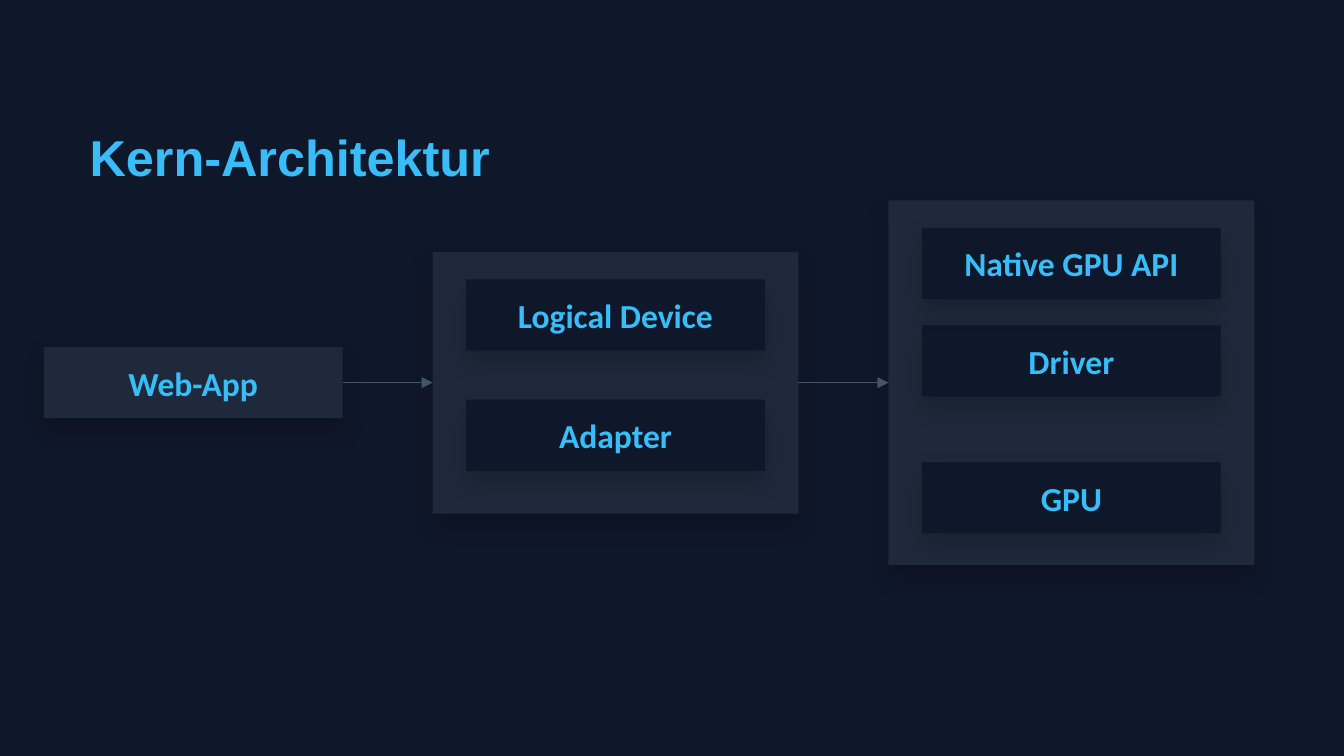
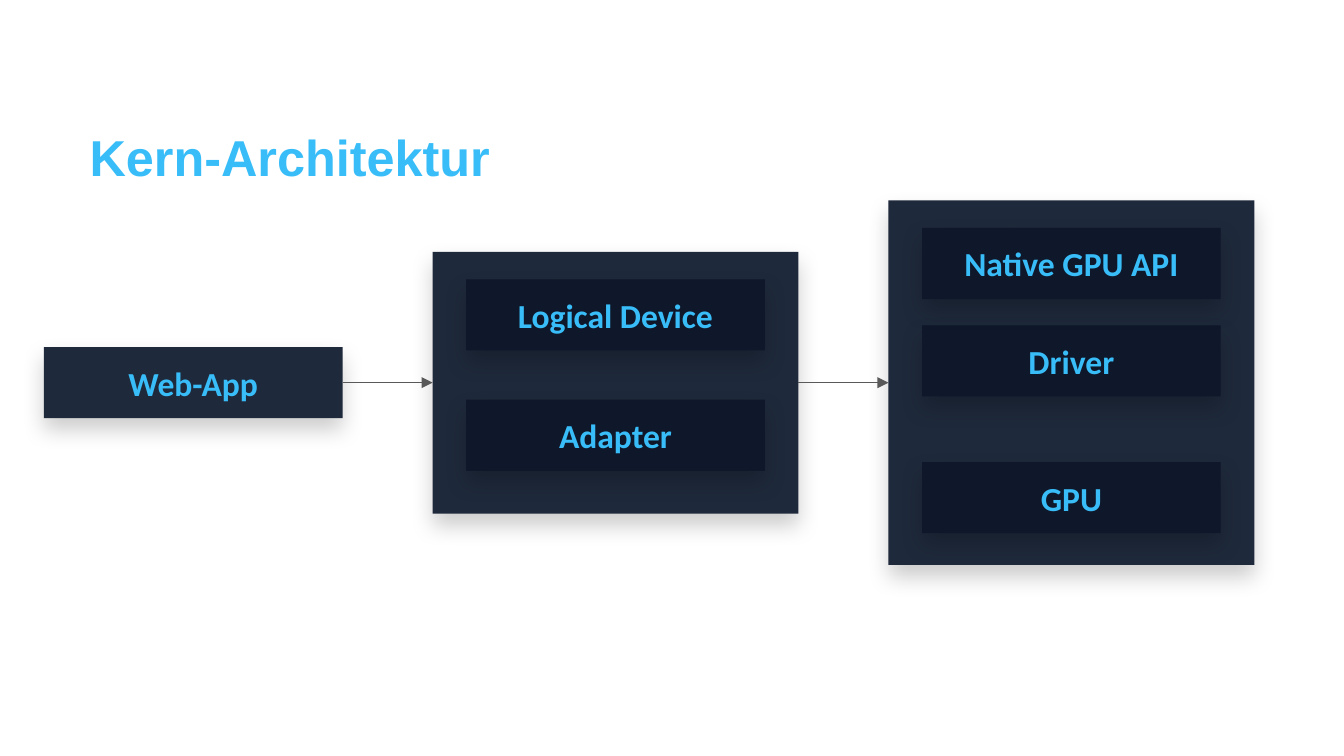
Before and after one commit to traum3rei/concepts-of-go, a slide deck: slide 4 of Zwischenpräsentation/WebGPU Technischer Überblick.pptx. Drawn at 1344x756 pixels with LibreOffice and Linux fonts; fonts in the diff are those of the drawing. Boxes give left, top, right and bottom in pixels: in the first picture for what was removed or moved away, otherwise in the second. Text is boxed around its words. In the diff, an @@ line names an element or a change of style, - is before the commit and + after.

```diff
--- a/Zwischenpräsentation/WebGPU Technischer Überblick.pptx
+++ b/Zwischenpräsentation/WebGPU Technischer Überblick.pptx
@@ background #0F172A to #FFFFFF @@
@@ arrow (343, 383) - (433, 383): stroke #44546A 0.75 pt to #595959 0.75 pt @@
@@ arrow (798, 383) - (888, 383): stroke #44546A 0.75 pt to #595959 0.75 pt @@
```
Also in this commit, not shown: 6 other slides changed, 2 slides added, 1 slide removed, 3 other files.
